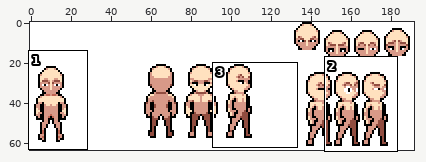
Edited in one commit: sprite sheet (public/assets/baseSuggestions.png). Above: a wide view before the commit, with the close-up outlined.
Close-up. The starting point:
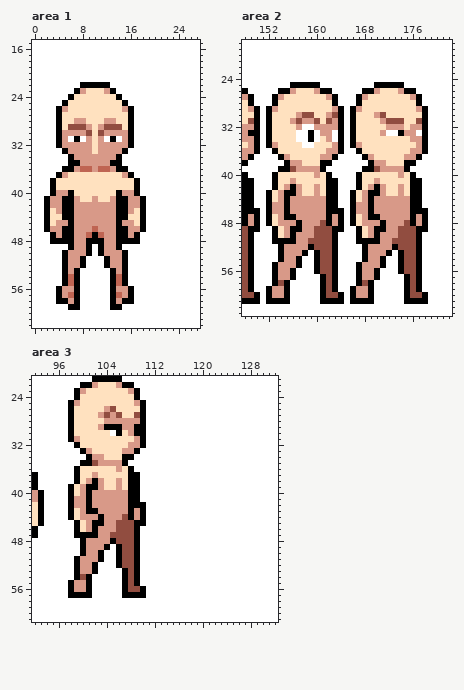
The file is 192x64 pixels. Shown: area 1: x 0..27, y 15..62; area 2: x 148..182, y 18..63; area 3: x 92..132, y 21..61.
New version:
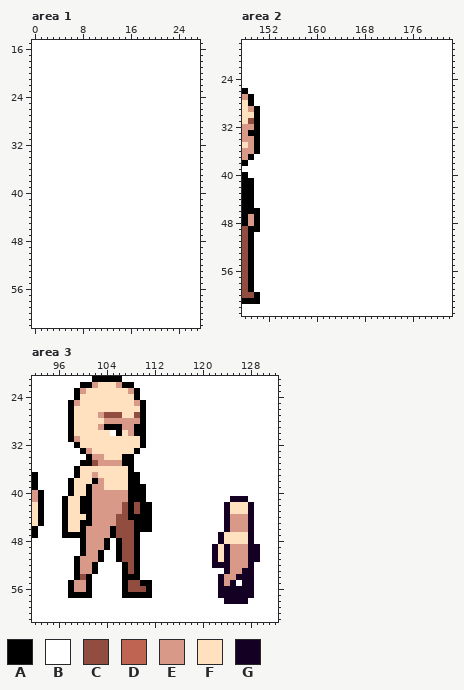
Palette (. is transparent): A #000000  B #ffffff  C #914d40  D #bf6452  E #d89988  F #ffe1bf  G #130023
What changed:
Changed rows in their new state; - is an unchanged pixel.
Area 1:
first column x 2:
22 ------BBBBB------
23 -----BBBBBBB-----
24 ----BBBBBBBBB----
25 ---BBBBBBBBBBB---
26 --BBBBBBBBBBBBB--
27 --BBBBBBBBBBBBB--
28 --BBBBBBBBBBBBB--
29 --BBBBBBBBBBBBB--
30 --BBBBBBBBBBBBB--
31 --BB-B-BBB-B-BB--
32 --BBBBBBBBBBBBB--
33 ---BBBBBBBBBBB---
34 ----BBBBBBBBB----
35 ----BBBBBBBBB----
36 ---BBBBBBBBBBB---
37 --BBBBBBBBBBBBB--
38 -BBBBBBBBBBBBBBB-
39 -BBBBBBBBBBBBBBB-
40 -BBBBBBBBBBBBBBB-
41 BBBBBBBBBBBBBBBBB
42 BBBBBBBBBBBBBBBBB
43 BBBBBBBBBBBBBBBBB
44 BBBBBBBBBBBBBBBBB
45 BBBBBBBBBBBBBBBBB
46 BBBBBBBBBBBBBBBBB
47 -BBBBBBBBBBBBBBB-
48 -BBBBBBBBBBBBBBB-
49 ----BBBB-BBBB----
50 ---BBBBB-BBBBB---
51 ---BBBB---BBBB---
52 ---BBBB---BBBB---
53 ---BBB-----BBB---
54 ---BBB-----BBB---
55 ---BBB-----BBB---
56 --BBBB-----BBBB--
57 --BBBB-----BBBB--
58 --BBBB-----BBBB--
59 ----BB-----BB----
Area 2:
first column x 152:
25 ----BBBBB---------BBBBB----
26 --BBBBBBBBB-----BBBBBBBBB--
27 -BBBBBBBBBBB---BBBBBBBBBBB-
28 -BBBBBBBBBBB---BBBBBBBBBBB-
29 BBBBBBBBBBBBB-BBBBBBBBBBBBB
30 BBBBBBBBBBBBB-BBBBBBBBBBBBB
31 BBBBBBBBBBBBB-BBBBBBBBBBBBB
32 BBBBBB--BBBBB-BBBBBBBBBBBBB
33 BBBBB--B-BB-B-BBBBBB--BBB-B
34 BBBBB--B-BB-B-BBBBBBBBBBBBB
35 BBBBBB--BBBBB-BBBBBBBBBBBBB
36 -BBBBBBBBBBBB--BBBBBBBBBBBB
37 --BBBBBBBBBB----BBBBBBBBBB-
38 ---BBBBBBBB------BBBBBBBB--
39 --BBBBBBBB------BBBBBBBB---
40 -BBBBBBBBBB----BBBBBBBBBB--
41 -BBBBBBBBBBB---BBBBBBBBBBB-
42 -BBBBBBBBBBB---BBBBBBBBBBB-
43 BBBBBBBBBBBB--BBBBBBBBBBBB-
44 BBBBBBBBBBBB--BBBBBBBBBBBB-
45 BBBBBBBBBBBB--BBBBBBBBBBBB-
46 BBBBBBBBBBBBB-BBBBBBBBBBBBB
47 BBBBBBBBBBBBB-BBBBBBBBBBBBB
48 BBBBBBBBBBBBB-BBBBBBBBBBBBB
49 -BBBBBBBBBBBB--BBBBBBBBBBBB
50 -BBBBBBBBBBB---BBBBBBBBBBB-
51 -BBBBBBBBBBB---BBBBBBBBBBB-
52 --BBBBBBBBBB----BBBBBBBBBB-
53 --BBBBB-BBBB----BBBBB-BBBB-
54 --BBBB--BBBB----BBBB--BBBB-
55 -BBBBB--BBBB---BBBBB--BBBB-
56 -BBBB---BBBB---BBBB---BBBB-
57 -BBBB----BBB---BBBB----BBB-
58 -BBB-----BBB---BBB-----BBB-
59 BBBB-----BBB--BBBB-----BBB-
60 BBBB-----BBBB-BBBB-----BBBB
61 BBBB-----BBBB-BBBB-----BBBB
Area 3:
first column x 104:
26 FF
27 -C
first column x 97:
31 ------------F--------------------
32 -----------FF--------------------
33 ----------FF---------------------
35 -----------A---------------------
36 ---------F-----------------------
38 -AF-F----F-----------------------
39 ---F-E---F---A-------------------
40 ---F---------A-------------------
41 AFFA---------A--------------GGG--
42 AFFA------C-C-A------------GFFFG-
43 AF-A-E----C-C-A------------GFFFG-
44 AF-FA-E--C--A-A------------GEEEG-
45 AFFAAEE-------A------------GEEEG-
46 AFFA-E--A----AA------------GEEEG-
47 AA--EE--A-----------------GFFFFG-
48 -------ABA----------------GFFFFG-
49 -------------------------GFGEEEGG
50 -------------------------GFGEEEGG
51 -------------------------GFGEEEGG
52 ---------BA--------------GGGEEEG-
53 ---------------------------GEEGG-
54 -----------A--------------GEEGGG-
55 ------------CAA-----------GEG-GG-
56 -------------CA-----------GGGGGG-
57 --------------A-----------GGGGGG-
58 ---------------------------GGGG--
